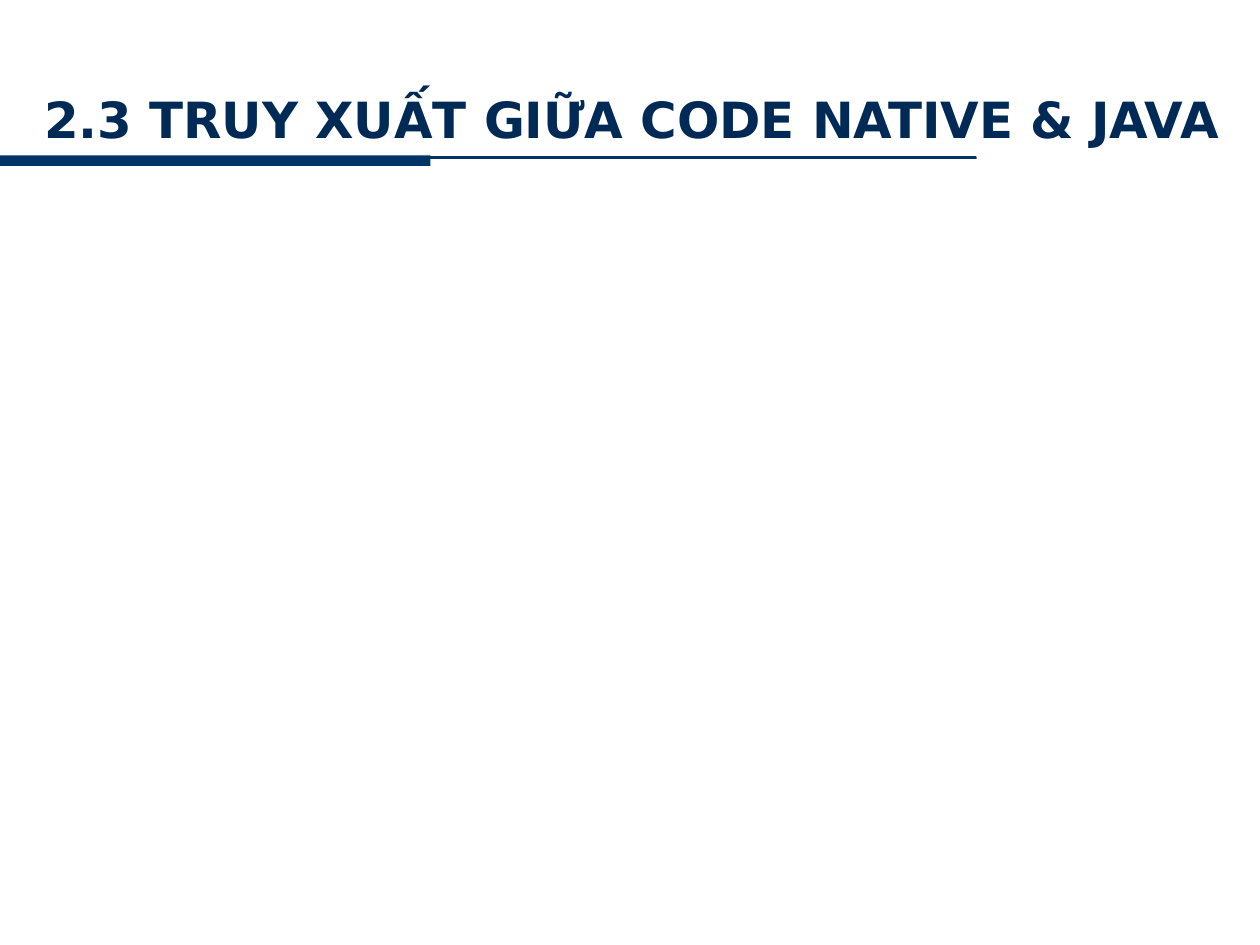
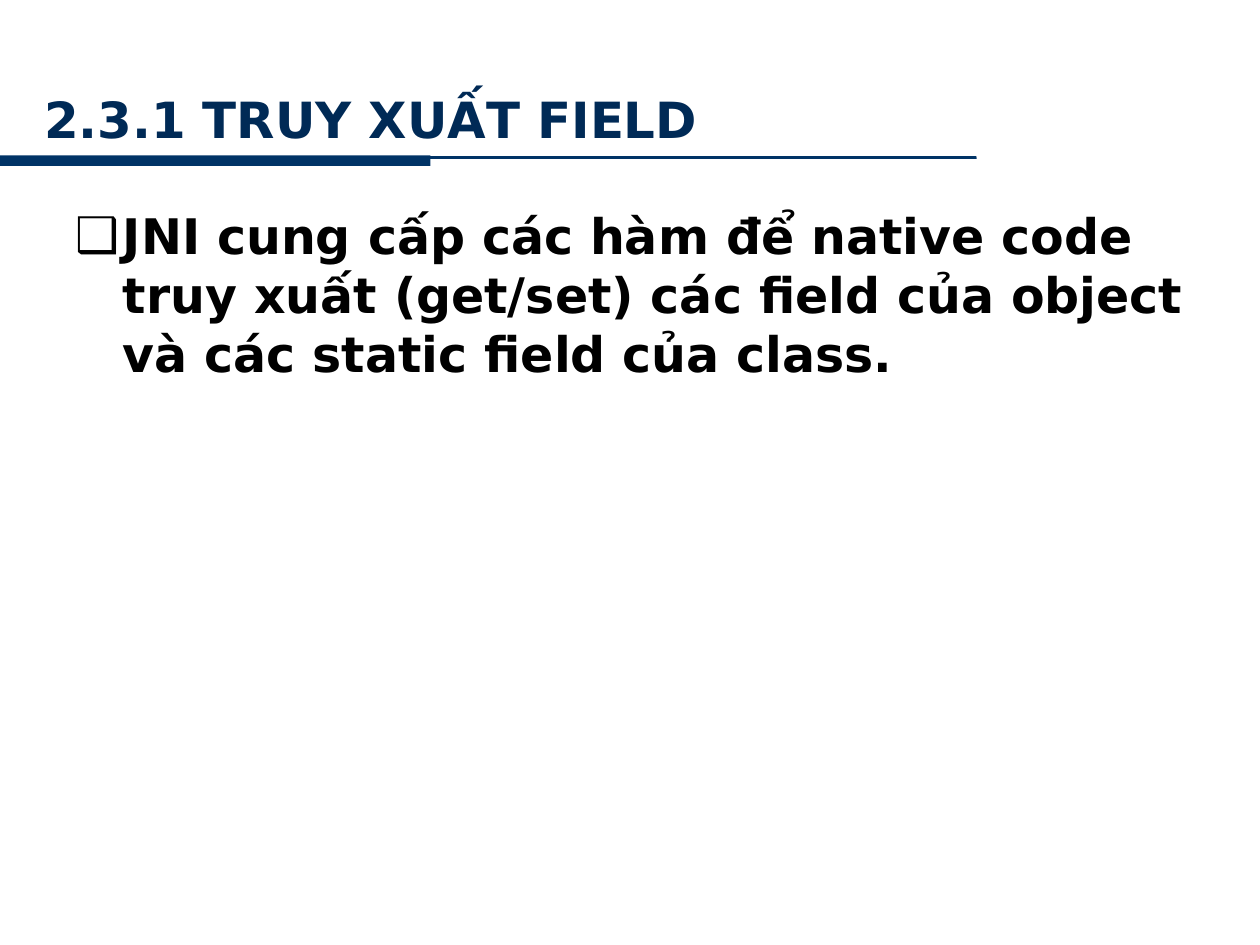
Before and after one commit to minhkhanh/UofS-Java, a slide deck: slide 11 of Seminar_JNI/Slide_00.pptx. Drawn at 1260x945 pixels with LibreOffice and Linux fonts; fonts in the diff are those of the drawing; background and template pictures are left out. Boxes give left, top, right and bottom in pixels: in the first picture for what was removed or moved away, otherwise in the second. Text is boxed around its words. In the diff, an @@ line names an element or a change of style, - is before the commit and + after.

```diff
--- a/Seminar_JNI/Slide_00.pptx
+++ b/Seminar_JNI/Slide_00.pptx
@@ title at <box>44,97,698,139</box>: text changed @@
-2.3 TRUY XUẤT GIỮA CODE NATIVE & JAVA
+2.3.1 TRUY XUẤT FIELD
@@ text added at <box>123,214,1182,373</box>, 28 pt, text #000000, bold @@
+❑ JNI cung cấp các hàm để native code truy xuất (get/set) các field của object và các static field của class.
```
Also in this commit, not shown: 9 other slides changed, 7 slides added.
